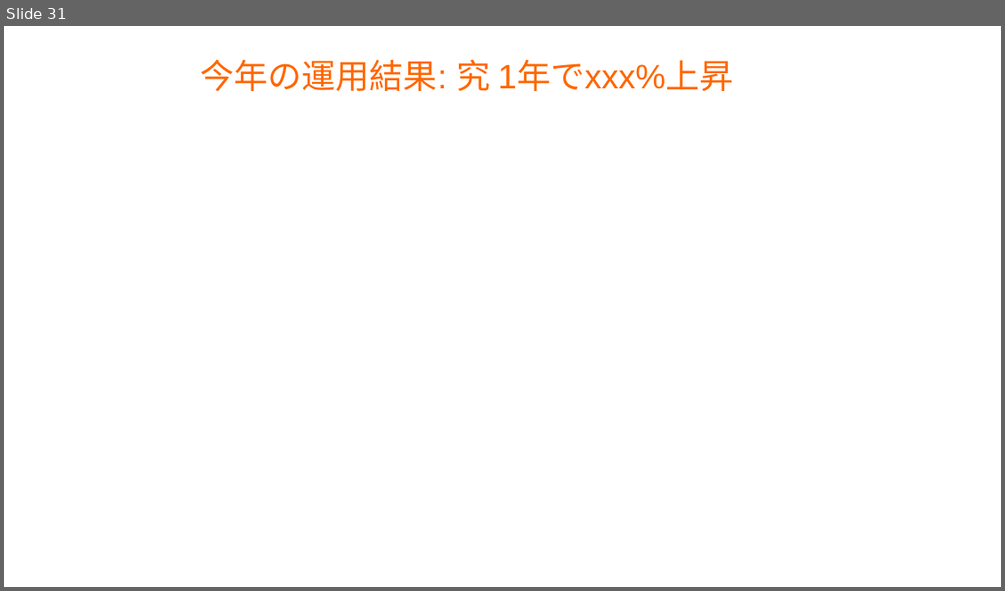
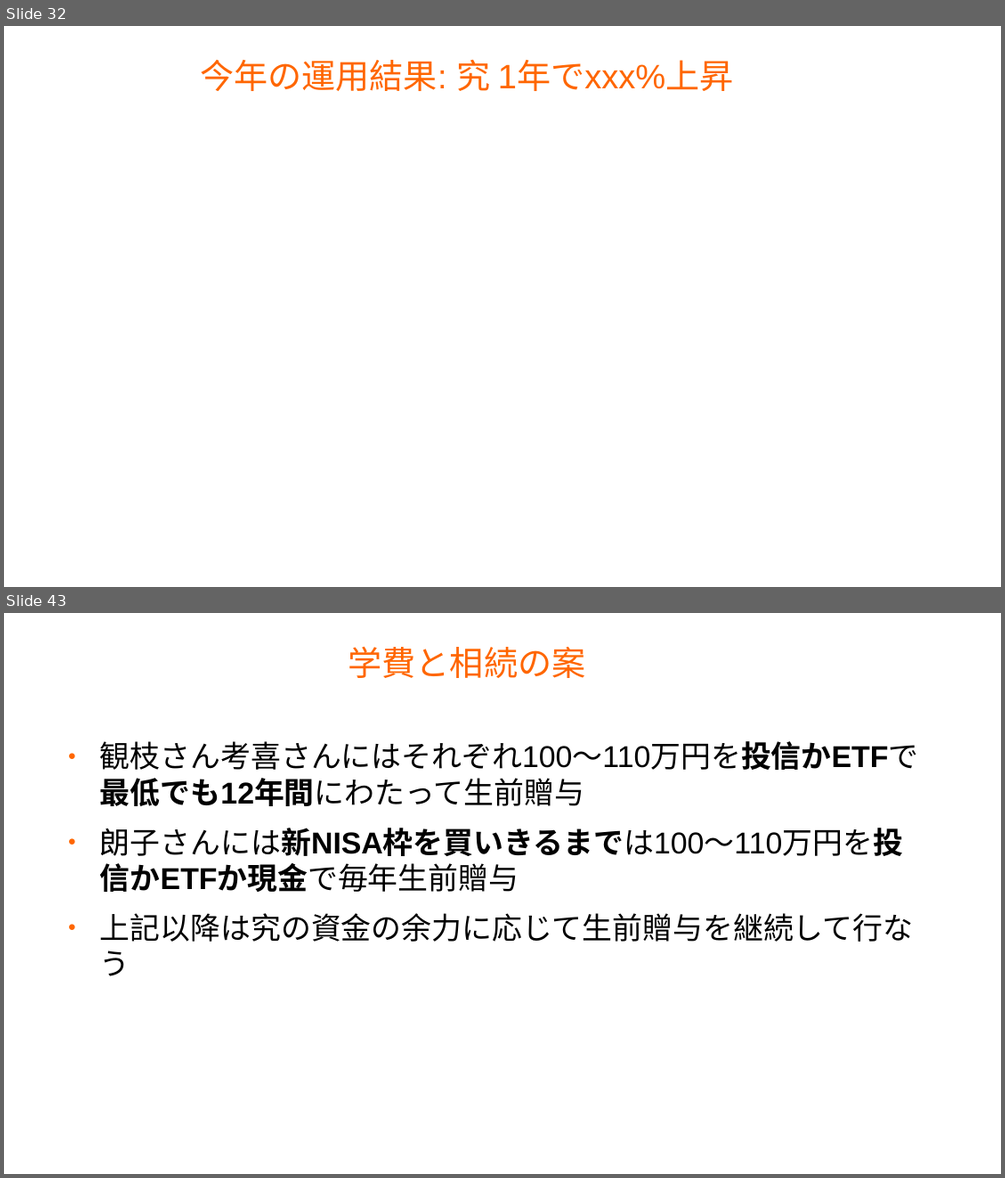
Before and after one commit to master-q/masterq-docs, a slide deck: presentations/20231126-invest_report/20231126-invest_report.odp. Shown one above the other, each under a label of ours: slide 31 before the commit, slides 32 and 43 after it; the slides between them are not shown. The pictures are 1005x591 and 1005x1178 pixels, drawn with LibreOffice and Linux fonts; fonts in the diff are those of the drawing; background and template pictures are left out. Boxes give left, top, right and bottom in pixels: in the first picture for what was removed or moved away, otherwise in the second. Text is boxed around its words. In the diff, an @@ line names an element or a change of style, - is before the commit and + after.

```diff
--- a/presentations/20231126-invest_report/20231126-invest_report.odp
+++ b/presentations/20231126-invest_report/20231126-invest_report.odp
@@ slide 43 added at (4,613,1001,1174), background #FFFFFF @@
@@ title added at (348,646,586,678), 27 pt, text #FF6600 @@
+学費と相続の案
@@ text added at (100,741,918,976), 24 pt, text #000000 @@
+● 観枝さん考喜さんにはそれぞれ100〜110万円を投信かETFで最低でも12年間にわたって生前贈与
+● 朗子さんには新NISA枠を買いきるまでは100〜110万円を投信かETFか現金で毎年生前贈与
+● 上記以降は究の資金の余力に応じて生前贈与を継続して行なう
@@ what was slide 31 is now slide 32 @@
```
Also in this commit, not shown: 17 slides changed, 12 other slides added, 3 slides removed.
